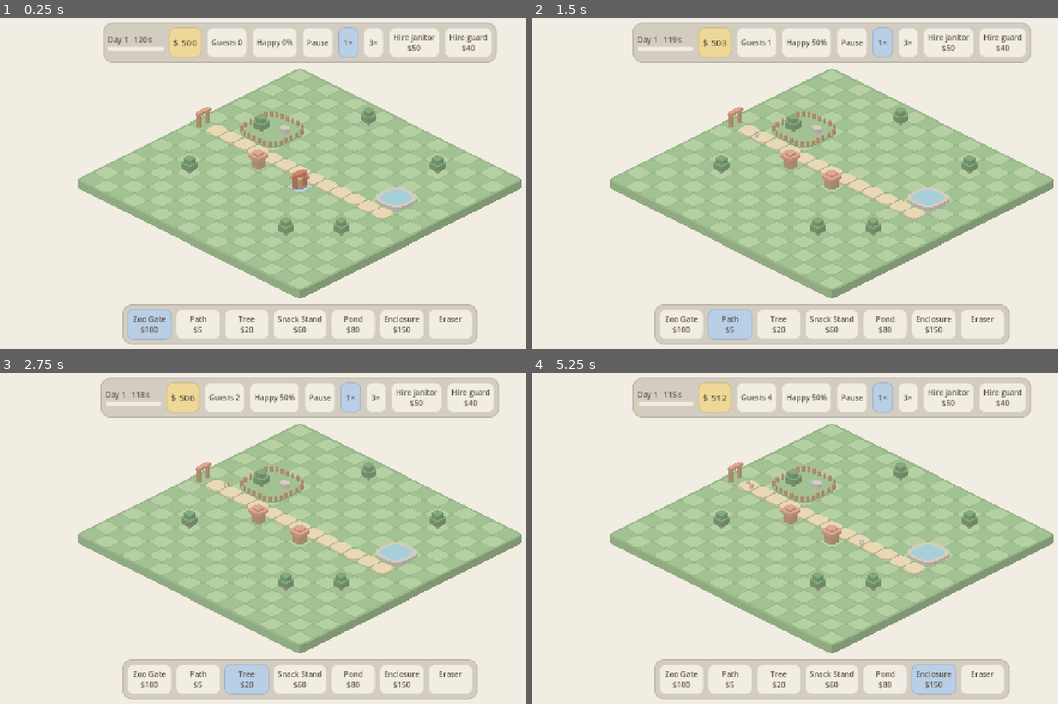
Above: before the commit, frames 1-4 (two rows, left to right).
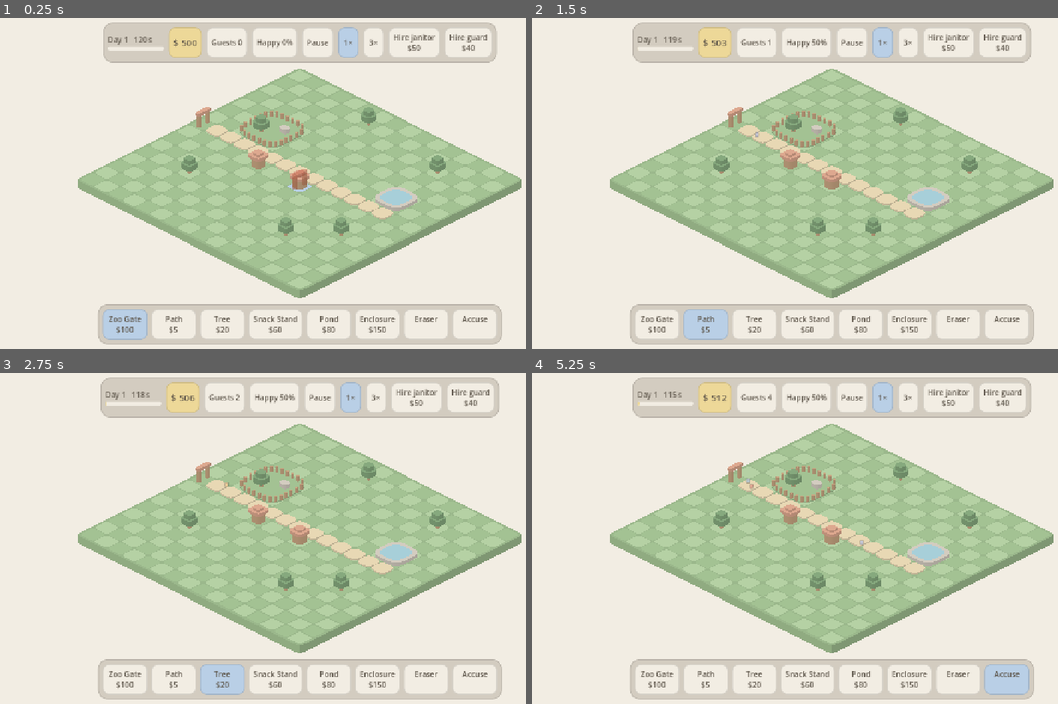
Above: after the commit, the same moments.

Repository: MKrabs/pocket-parks
Game: Godot game, scene res://main.tscn
The game is run twice, just before and just after one commit, with the same random seed, the same clock (stepped at 60 frames per second) and the same inputs.
Inputs (mouse positions are in pixels of both pictures, inside the frame that each line leads up to):
- Up to frame 1 (0.25 s): no input
- Up to frame 2 (1.5 s): click "Zoo Gate $100" at 0.5 s; click "Path $5" at 1.25 s
- Up to frame 3 (2.75 s): click "Tree $20" at 2 s
- Up to frame 4 (5.25 s): click "Snack Stand $60" at 2.75 s; click "Pond $80" at 3.5 s; click "Enclosure $150" at 4.25 s; click (1005, 680) at 5 s, where only the run after the commit has a clickable "Accuse"

The runs differ from the first frame. In frame 1, 3.2% of the frame differs, in the area x 18-96%, y 86-99%; in frame 2, 3.2%; in frame 3, 3.2%; in frame 4, 3.8%.

Commit message:
N3: defend your park: crime toasts, building pins, accuse tool, bot senders
Co-Authored-By: Claude Opus 5.5 <noreply@anthropic.com>

Diff:
--- a/main.gd
+++ b/main.gd
@@ -7,13 +7,23 @@
 	["snack_stand", Vector2i(5, 8)], ["tree", Vector2i(12, 2)], ["tree", Vector2i(13, 10)], ["tree", Vector2i(3, 11)],
 	["tree", Vector2i(11, 12)], ["tree", Vector2i(6, 1)],
 ]
+# Bot "friends" stand in for real ones: every SEND_EVERY ticks one sends a mixed group into your park.
+const BOTS := ["Mia", "Theo"]
+const SEND_EVERY := 30 * ParkSim.TPS
+const PICK_RADIUS := 12.0  # screen px around a person for the accuse tool
 
 var bar := BuildBar.new()
 var zoo := ZooView.new()
 var hud := Hud.new()
 var sim: ParkSim
 var walkers := WalkerView.new()
+var pins := PinView.new()
+var toasts := CrimeToasts.new()
+var cam := IsoCamera.new()
+var accusing := false
 var _acc := 0.0  # sim ticks owed
+var _reported := 0  # sim.events already toasted
+var _rng := RandomNumberGenerator.new()
 
 ## T swaps the active theme; the build bar follows, placed buildings stay.
 func _unhandled_key_input(event: InputEvent) -> void:
@@ -32,20 +42,29 @@
 		zoo.map.place("path", Vector2i(x, 7))
 	zoo.map.money = ParkMap.START_MONEY  # the seeded zoo is free
 	sim = ParkSim.new(zoo.map, 1)
+	_rng.seed = 1
 	zoo.money_changed.connect(_on_map_changed)
 	add_child(zoo)
 	grid.cell_hovered.connect(zoo.on_hover)
-	grid.cell_clicked.connect(zoo.on_click)
+	grid.cell_clicked.connect(_on_cell_clicked)
 
 	walkers.sim = sim
 	add_child(walkers)
+	pins.sim = sim
+	pins.map = zoo.map
+	pins.cam = cam
+	pins.clicked.connect(_on_pin_clicked)
+	add_child(pins)
 
-	bar.picked.connect(zoo.select)
+	bar.picked.connect(func(id: String) -> void:
+		accusing = id == "accuse"
+		zoo.select("" if accusing else id))
 	add_child(bar)
 	hud.sim = sim
 	add_child(hud)
+	toasts.clicked.connect(func(o: Vector2i) -> void: cam.position = IsoGrid.to_screen(o))
+	add_child(toasts)
 
-	var cam := IsoCamera.new()
 	# centre of the board top, nudged down by half the slab depth, sized to sit between the two bars
 	cam.position = IsoGrid.project(Vector2(IsoGrid.SIZE) / 2.0 - Vector2(0.5, 0.5)) + Vector2(0, GridView.SLAB / 2)
 	cam.zoom = Vector2.ONE * 0.92
@@ -53,11 +72,88 @@
 
 func _process(delta: float) -> void:
 	_acc += delta * ParkSim.TPS * hud.speed
-	while _acc >= 1.0:
-		sim.step()
-		_acc -= 1.0
+	advance(int(_acc))
+	_acc -= int(_acc)
 	zoo.show_wrecked(sim.closed)
 	zoo.map.money = sim.money  # the sim owns money while the day runs; building spends from the map
+
+## Run `ticks` sim steps: bots send their groups on schedule, new crimes become toasts.
+func advance(ticks: int) -> void:
+	for i in ticks:
+		sim.step()
+		if sim.tick % SEND_EVERY == 0 and sim.tick < ParkSim.DAY_TICKS:
+			var kinds: Array = []
+			for k in _rng.randi_range(2, 4):
+				kinds.append("guest")
+			for k in _rng.randi_range(0, 2):
+				kinds.append(ParkSim.KINDS[_rng.randi_range(1, ParkSim.KINDS.size() - 1)])
+			send_group(BOTS[_rng.randi() % BOTS.size()], kinds)
+	for e: Dictionary in sim.events.slice(_reported):
+		toasts.add(e["kind"], _report(e), e["origin"], e)
+	_reported = sim.events.size()
+
+## A bot friend sends people in (shuffled, so actors hide among the guests).
+func send_group(bot: String, kinds: Array) -> void:
+	var order := kinds.duplicate()
+	for i in range(order.size() - 1, 0, -1):
+		var j := _rng.randi_range(0, i)
+		var t: Variant = order[i]
+		order[i] = order[j]
+		order[j] = t
+	for k: String in order:
+		sim.send(k, bot)
+
+func _report(e: Dictionary) -> String:
+	var name := _name(e["origin"])
+	match e["kind"]:
+		"robbed": return "%s was robbed: −$%d" % [name, e["amount"]]
+		"wrecked": return "%s was wrecked" % name
+		"littered": return "Litter around %s" % name
+		_: return "Someone studied the %s" % name
+
+func _name(origin: Vector2i) -> String:
+	return Buildings.get_def(zoo.map.buildings[origin])["name"] if zoo.map.buildings.has(origin) else "a building"
+
+## Accuse a person by sim id; the outcome becomes a toast. {} if nobody has that id.
+## Bots settle at once: the sim already moved the fine or the payment into your money.
+func accuse(person_id: int) -> Dictionary:
+	var r := sim.accuse(person_id)
+	if r.is_empty():
+		return r
+	if r["wrongful"]:
+		toasts.add("wrongful", "Wrongful arrest: you paid $%d" % r["fine"])
+	else:
+		var back := ", $%d back" % r["loot"] if r["loot"] > 0 else ""
+		toasts.add("caught", "Caught a %s: +$%d fine%s" % [r["kind"], r["fine"], back])
+	zoo.map.money = sim.money
+	return r
+
+## Nearest person drawn within PICK_RADIUS screen px of a world point, or -1.
+func person_at(world: Vector2) -> int:
+	var best := -1
+	var best_d := PICK_RADIUS / cam.zoom.x
+	for g in sim.guests:
+		if g["state"] == "visit":
+			continue  # inside, not drawn
+		var d := world.distance_to(IsoGrid.project(WalkerView.spot(g)) - Vector2(0, WalkerView.LIFT + 5))
+		if d < best_d:
+			best = g["id"]
+			best_d = d
+	return best
+
+func _on_cell_clicked(cell: Vector2i, button: MouseButton) -> void:
+	if accusing and button == MOUSE_BUTTON_LEFT:
+		var id := person_at(get_global_mouse_position())
+		if id >= 0:
+			accuse(id)
+	else:
+		zoo.on_click(cell, button)
+
+func _on_pin_clicked(origin: Vector2i, kind: String) -> void:
+	var before := sim.money
+	if kind == "wrecked" and sim.repair(origin):
+		toasts.add("repaired", "Repaired %s: −$%d" % [_name(origin), before - sim.money], origin)
+		zoo.map.money = sim.money
 
 ## ZooView rebuilt after a place/remove: the map paid for it, hand money and layout back to the sim.
 func _on_map_changed(money: int) -> void:
--- a/scripts/build_bar.gd
+++ b/scripts/build_bar.gd
@@ -2,7 +2,7 @@
 extends CanvasLayer
 # Bottom bar: one button per catalog building plus an eraser. Money lives in the Hud.
 
-signal picked(id: String)  # "" = eraser
+signal picked(id: String)  # "" = eraser, "accuse" = the accuse tool
 
 const RADIUS := 14
 
@@ -39,6 +39,7 @@
 		var b: Dictionary = Buildings.get_def(id)
 		row.add_child(button("%s\n$%d" % [b["name"], b["cost"]], id, group))
 	row.add_child(button("Eraser\n ", "", group))
+	row.add_child(button("Accuse\n ", "accuse", group))
 	var bar := row.get_parent() as Control
 	bar.reset_size()
 	bar.set_anchors_and_offsets_preset(Control.PRESET_CENTER_BOTTOM, Control.PRESET_MODE_MINSIZE, 16)
--- /dev/null
+++ b/scripts/crime_toasts.gd
@@ -0,0 +1,72 @@
+class_name CrimeToasts
+extends CanvasLayer
+# Toasts stacked top-right: newest on top, at most MAX, each fades out after LIFE seconds.
+# A toast with an origin pans the camera there when clicked (`clicked`).
+
+signal clicked(origin: Vector2i)
+
+const MAX := 4
+const LIFE := 6.0
+const FADE := 1.0
+const NO_ORIGIN := Vector2i(-1, -1)
+
+var items: Array[Dictionary] = []  # {panel, sub, event, age}, newest first
+var _col := VBoxContainer.new()
+
+func _ready() -> void:
+	_col.add_theme_constant_override("separation", 8)
+	_col.set_anchors_and_offsets_preset(Control.PRESET_TOP_RIGHT, Control.PRESET_MODE_MINSIZE, 16)
+	_col.grow_horizontal = Control.GROW_DIRECTION_BEGIN
+	_col.position.y = 116  # below the hud bar
+	_col.mouse_filter = Control.MOUSE_FILTER_IGNORE
+	add_child(_col)
+
+## A toast with a status glyph. `event` (a sim event) keeps its "Seen by a guard" line live.
+func add(kind: String, text: String, origin := NO_ORIGIN, event := {}) -> void:
+	var panel := PanelContainer.new()
+	var box := BuildBar.box(Palette.CREAM, 16)
+	box.border_color = Palette.shade(PinView.COLORS[kind], 0.1)
+	panel.add_theme_stylebox_override("panel", box)
+	panel.custom_minimum_size = Vector2(260, 0)
+	var row := HBoxContainer.new()
+	row.add_theme_constant_override("separation", 10)
+	row.mouse_filter = Control.MOUSE_FILTER_IGNORE
+	var icon := Control.new()
+	icon.custom_minimum_size = Vector2(26, 26)
+	icon.mouse_filter = Control.MOUSE_FILTER_IGNORE
+	icon.draw.connect(func() -> void:
+		icon.draw_colored_polygon(Squircle.points(Vector2(13, 13), Vector2(13, 13), 4.0, 32), PinView.COLORS[kind])
+		PinView.glyph(icon, kind, Vector2(13, 13), 1.0))
+	row.add_child(icon)
+	var col := VBoxContainer.new()
+	col.add_theme_constant_override("separation", 0)
+	col.mouse_filter = Control.MOUSE_FILTER_IGNORE
+	col.add_child(Hud._label(15))
+	(col.get_child(0) as Label).text = text
+	var sub := Hud._label(12)
+	sub.modulate.a = 0.7
+	sub.text = "Seen by a guard"
+	sub.visible = event.get("witnessed", false)
+	col.add_child(sub)
+	row.add_child(col)
+	panel.add_child(row)
+	if origin != NO_ORIGIN:
+		panel.mouse_default_cursor_shape = Control.CURSOR_POINTING_HAND
+		panel.gui_input.connect(func(e: InputEvent) -> void:
+			var mb := e as InputEventMouseButton
+			if mb and mb.pressed and mb.button_index == MOUSE_BUTTON_LEFT:
+				clicked.emit(origin))
+	_col.add_child(panel)
+	_col.move_child(panel, 0)
+	items.push_front({"panel": panel, "sub": sub, "event": event, "age": 0.0})
+	while items.size() > MAX:
+		items.pop_back()["panel"].queue_free()
+
+func _process(delta: float) -> void:
+	for t in items.duplicate():
+		t["age"] += delta
+		t["sub"].visible = t["event"].get("witnessed", false)
+		t["panel"].modulate.a = clampf((LIFE - t["age"]) / FADE, 0.0, 1.0)
+		if t["age"] >= LIFE:
+			items.erase(t)
+			t["panel"].queue_free()
--- /dev/null
+++ b/scripts/pin_view.gd
@@ -0,0 +1,129 @@
+class_name PinView
+extends Node2D
+# Map-pin bubbles above buildings with a sim building_status. Fixed screen size (scale = 1 / zoom),
+# gentle bob, hover shows the text, a click on a pin emits `clicked`. Also owns the status glyphs.
+
+signal clicked(origin: Vector2i, kind: String)
+
+const COLORS := {"wrecked": Palette.CORAL, "littered": Palette.SAND, "robbed": Palette.BUTTER, "spied": Palette.SKY,
+	"caught": Palette.MOSS, "wrongful": Palette.CORAL, "repaired": Palette.MOSS}
+const TEXT := {"wrecked": "Wrecked: needs rebuilding", "littered": "Littered: needs cleaning", "robbed": "Robbed"}
+const HEAD := 14.0  # pin head half size, screen px
+const RISE := 32.0  # tail tip to head centre, screen px
+const GAP := 34.0   # between pins on the same building
+
+var sim: ParkSim
+var map: ParkMap
+var cam: Camera2D
+var pins: Array[Dictionary] = []  # {origin, kind, at (world), alpha}
+var hovered := -1
+var _time := 0.0
+
+func _ready() -> void:
+	z_index = 1500  # above buildings, walkers and the ghost
+
+func _process(delta: float) -> void:
+	_time += delta
+	pins.clear()
+	for o: Vector2i in map.buildings:
+		var st := sim.building_status(o)
+		for i in st.size():
+			pins.append({"origin": o, "kind": st[i], "at": top(map.buildings[o], o), "i": i, "n": st.size(),
+				"alpha": _robbed_alpha(o) if st[i] == "robbed" else 1.0})
+	hovered = -1
+	var m := get_local_mouse_position()
+	for i in pins.size():
+		if m.distance_to(_head(i)) < HEAD * 1.3 / _zoom():
+			hovered = i
+	queue_redraw()
+
+## World point just above a building's tallest part, over its footprint centre.
+static func top(id: String, origin: Vector2i) -> Vector2:
+	var b: Dictionary = Buildings.get_def(id)
+	var h := 0.0
+	for p in b["parts"]:
+		h = maxf(h, p["h"] + p["z"])
+	var fp: Vector2i = b["footprint"]
+	return IsoGrid.project(Vector2(origin) + Vector2(fp - Vector2i.ONE) * 0.5) - Vector2(0, h + 4)
+
+func _zoom() -> float:
+	return cam.zoom.x if cam else 1.0
+
+## Head centre of pin i in world space, bobbing.
+func _head(i: int) -> Vector2:
+	var p := pins[i]
+	var s := 1.0 / _zoom()
+	var spread: float = (p["i"] - (p["n"] - 1) * 0.5) * GAP
+	var bob := sin(_time * 2.2 + p["origin"].x * 1.3 + p["i"]) * 2.0
+	return p["at"] + Vector2(spread, -RISE + bob) * s
+
+func _robbed_alpha(o: Vector2i) -> float:
+	for k in range(sim.events.size() - 1, -1, -1):
+		var e: Dictionary = sim.events[k]
+		if e["kind"] == "robbed" and e["origin"] == o:
+			return clampf(1.0 - float(sim.tick - e["tick"]) / ParkSim.ROBBED_TICKS, 0.25, 1.0)
+	return 1.0
+
+func _unhandled_input(event: InputEvent) -> void:
+	var mb := event as InputEventMouseButton
+	if mb and mb.pressed and mb.button_index == MOUSE_BUTTON_LEFT and hovered >= 0 and hovered < pins.size():
+		clicked.emit(pins[hovered]["origin"], pins[hovered]["kind"])
+		get_viewport().set_input_as_handled()
+
+func _draw() -> void:
+	var s := 1.0 / _zoom()
+	for i in pins.size():
+		var p := pins[i]
+		var c: Color = COLORS[p["kind"]]
+		var a: float = p["alpha"]
+		var head := _head(i)
+		draw_set_transform(head, 0.0, Vector2(s, s))
+		var tip: Vector2 = (p["at"] - head) / s
+		var tail := PackedVector2Array([Vector2(-HEAD * 0.45, HEAD * 0.6), Vector2(HEAD * 0.45, HEAD * 0.6), tip])
+		var outline := Color(Palette.shade(c, 0.25), a)
+		draw_colored_polygon(Squircle.points(Vector2.ZERO, Vector2.ONE * (HEAD + 1.5), 4.0, 32), outline)
+		draw_colored_polygon(PackedVector2Array([tail[0] + Vector2(-1.5, 0), tail[1] + Vector2(1.5, 0), tip + Vector2(0, 2)]), outline)
+		draw_colored_polygon(tail, Color(c, a))
+		draw_colored_polygon(Squircle.points(Vector2.ZERO, Vector2.ONE * HEAD, 4.0, 32), Color(c, a))
+		glyph(self, p["kind"], Vector2.ZERO, 1.2, a)
+	draw_set_transform(Vector2.ZERO)
+	if hovered >= 0:
+		var p := pins[hovered]
+		var text: String = TEXT[p["kind"]]
+		if p["kind"] == "wrecked":
+			text += "\nClick to repair now: $%d" % sim._repair_cost(p["origin"])
+		var font := ThemeDB.fallback_font
+		var size := font.get_multiline_string_size(text, HORIZONTAL_ALIGNMENT_LEFT, -1, 14)
+		draw_set_transform(_head(hovered) + Vector2(HEAD + 8, -size.y * 0.5) * s, 0.0, Vector2(s, s))
+		var box := Squircle.points(size * 0.5, size * 0.5 + Vector2(10, 7), 5.0, 40)
+		draw_colored_polygon(box, Palette.CREAM)
+		box.append(box[0])
+		draw_polyline(box, Color(Palette.INK, 0.25), 1.5, true)
+		draw_multiline_string(font, Vector2(0, font.get_ascent(14)), text, HORIZONTAL_ALIGNMENT_LEFT, -1, 14, -1, Palette.INK)
+		draw_set_transform(Vector2.ZERO)
+
+## Status icon in a box of about ±7 px × k around `at`: crack, specks, coin, eye.
+static func glyph(ci: CanvasItem, kind: String, at: Vector2, k := 1.0, alpha := 1.0) -> void:
+	var c := Color(Palette.shade(COLORS[kind], 0.45), alpha)
+	var light := Color(Palette.CREAM, alpha)
+	match kind:
+		"wrecked":  # a block split by a zigzag crack
+			var left := PackedVector2Array([Vector2(-7, -5), Vector2(-0.5, -5), Vector2(-2.5, -1), Vector2(0.5, 2), Vector2(-1.5, 6), Vector2(-7, 6)])
+			var right := PackedVector2Array([Vector2(1.5, -5), Vector2(7, -5), Vector2(7, 6), Vector2(0.5, 6), Vector2(2.5, 2), Vector2(-0.5, -1)])
+			ci.draw_colored_polygon(_xf(left, at + Vector2(-0.8, 0.6) * k, k), c)
+			ci.draw_colored_polygon(_xf(right, at + Vector2(0.8, -0.6) * k, k), c)
+		"littered":  # specks
+			for p: Vector2 in [Vector2(-4, 2), Vector2(2, -3), Vector2(4, 3), Vector2(-1, -1)]:
+				ci.draw_colored_polygon(Squircle.points(at + p * k, Vector2(2.0, 1.6) * k, 4.0, 12), c)
+		"spied":  # almond eye with a pupil
+			ci.draw_colored_polygon(Squircle.points(at, Vector2(7, 4) * k, 2.4, 24), c)
+			ci.draw_colored_polygon(Squircle.points(at, Vector2(2.6, 2.6) * k, 4.0, 16), light)
+		_:  # coin
+			ci.draw_colored_polygon(Squircle.points(at, Vector2(6.5, 6.5) * k, 3.0, 24), c)
+			ci.draw_colored_polygon(Squircle.points(at, Vector2(1.6, 3.6) * k, 4.0, 16), Color(Palette.shade(COLORS[kind], 0.1), alpha))
+
+static func _xf(pts: PackedVector2Array, at: Vector2, k: float) -> PackedVector2Array:
+	var out := PackedVector2Array()
+	for p in pts:
+		out.append(at + p * k)
+	return out
--- a/scripts/walker_view.gd
+++ b/scripts/walker_view.gd
@@ -58,10 +58,19 @@
 			"guest":
 				var g: Dictionary = e[1]
 				var id: int = g["id"]
-				var jitter := Vector2(sin(id * 12.9898), cos(id * 78.233)) * 0.22
 				var base: Color = GUEST_COLORS[id % GUEST_COLORS.size()]
 				var col := base.lerp(Palette.CORAL, clampf((60.0 - g["mood"]) / 40.0, 0.0, 1.0))
-				_bean(ci, g["pos"] + jitter, id, Vector2(4.0, 4.8), col, Color(Palette.INK, 0.0), g["state"] != "queue")
+				_bean(ci, spot(g), id, Vector2(4.0, 4.8), col, Color(Palette.INK, 0.0), g["state"] != "queue")
+				if g["wanted"]:  # a guard saw it strike: CORAL "!" over its head
+					var head := IsoGrid.project(spot(g)) - Vector2(0, LIFT + 14)
+					var mark := Palette.shade(Palette.CORAL, 0.15)
+					ci.draw_colored_polygon(Squircle.points(head - Vector2(0, 5), Vector2(1.7, 4.0), 4.0, 16), mark)
+					ci.draw_colored_polygon(Squircle.points(head + Vector2(0, 2.5), Vector2(1.7, 1.7), 4.0, 12), mark)
+
+## Where a guest is drawn, in fractional cells (its position plus a per-id jitter).
+static func spot(g: Dictionary) -> Vector2:
+	var id: int = g["id"]
+	return g["pos"] + Vector2(sin(id * 12.9898), cos(id * 78.233)) * 0.22
 
 ## Squircle bean standing on the path, soft shadow, optional cap and chest mark. `half` in px.
 func _bean(ci: Node2D, p: Vector2, phase: int, half: Vector2, col: Color, cap: Color, walking: bool, mark := Color(Palette.INK, 0.0)) -> void:
--- /dev/null
+++ b/tests/show_host.gd
@@ -0,0 +1,24 @@
+extends SceneTree
+# Showcase: your own park after a bot friend's group did its worst; fresh toasts and pins.
+# ./gd shot shots/N3.png 40 res://tests/show_host.gd
+
+var main: Node2D
+var _t := 0.0
+
+func _initialize() -> void:
+	RenderingServer.set_default_clear_color(Palette.CREAM)
+	main = load("res://main.gd").new()
+	root.add_child.call_deferred(main)
+
+## Close to the shot frame (toasts fade after 6 s), fast-forward until there is a wreck and litter.
+func _process(delta: float) -> bool:
+	_t += delta
+	if _t >= 36.0 and main.hud.speed != 0:
+		main.hud.speed = 0
+		var sim: ParkSim = main.sim
+		main.send_group("Theo", ["hooligan", "litterbug", "thief", "guest", "guest"])
+		var from := sim.events.size()
+		var has := func(k: String) -> bool: return sim.events.slice(from).any(func(e: Dictionary) -> bool: return e["kind"] == k)
+		while sim.tick < ParkSim.DAY_TICKS - 1 and not (has.call("wrecked") and has.call("littered") and has.call("robbed")):
+			main.advance(1)
+	return false
--- /dev/null
+++ b/tests/test_host_flow.gd
@@ -0,0 +1,58 @@
+extends SceneTree
+var failed := false
+func ok(cond: bool, msg: String) -> void:
+	if not cond:
+		failed = true
+		printerr("FAIL: ", msg)
+func done() -> void:
+	quit(1 if failed else 0)
+
+func find(sim: ParkSim, kind: String, sender: String) -> Dictionary:
+	for g in sim.guests:
+		if g["kind"] == kind and g["sender"] == sender:
+			return g
+	return {}
+
+func _initialize() -> void:
+	var main: Node2D = load("res://main.gd").new()
+	root.add_child.call_deferred(main)
+	await main.ready
+	main.hud.speed = 0  # the test drives the clock
+	var sim: ParkSim = main.sim
+	main.send_group("Mia", ["thief"])
+	while sim.tick < ParkSim.DAY_TICKS and not sim.events.any(func(e: Dictionary) -> bool: return e["kind"] == "robbed"):
+		main.advance(1)
+	var rob: Array = sim.events.filter(func(e: Dictionary) -> bool: return e["kind"] == "robbed")
+	ok(not rob.is_empty(), "the thief robs")
+	var o: Vector2i = rob[0]["origin"]
+	ok(main.toasts.items.size() >= 1, "a toast for the crime")
+	var texts: Array = main.toasts.items.map(func(t: Dictionary) -> String: return t["panel"].get_child(0).get_child(1).get_child(0).text)
+	ok(texts.any(func(s: String) -> bool: return s.begins_with("Snack Stand was robbed: −$")), "robbed toast text %s" % [texts])
+	main.pins._process(0.0)
+	ok(main.pins.pins.any(func(p: Dictionary) -> bool: return p["origin"] == o and p["kind"] == "robbed"), "robbed pin")
+
+	var thief := find(sim, "thief", "Mia")
+	ok(not thief.is_empty(), "thief still inside")
+	var before: int = sim.money
+	var r: Dictionary = main.accuse(thief["id"])
+	ok(not r["wrongful"] and r["fine"] > 0 and sim.money == before + r["fine"] + r["loot"], "fine raises money")
+	ok(main.zoo.map.money == sim.money, "build money follows")
+	ok(main.toasts.items[0]["panel"].get_child(0).get_child(1).get_child(0).text.begins_with("Caught a thief: +$"), "caught toast")
+
+	var guest := find(sim, "guest", "")
+	while guest.is_empty() or guest["state"] == "visit":
+		main.advance(1)
+		guest = find(sim, "guest", "")
+	before = sim.money
+	r = main.accuse(guest["id"])
+	ok(r["wrongful"] and sim.money == before - ParkSim.WRONGFUL_FINE, "wrongful arrest costs money")
+
+	# Bot friends send groups on schedule.
+	main.advance(main.SEND_EVERY * 2)
+	ok(sim.guests.any(func(g: Dictionary) -> bool: return g["sender"] in main.BOTS) or sim.ledger.keys().any(func(k: String) -> bool: return k in main.BOTS), "bots send people")
+
+	# Pick a person by where they are drawn.
+	var g: Dictionary = sim.guests.filter(func(p: Dictionary) -> bool: return p["state"] != "visit")[0]
+	ok(main.person_at(IsoGrid.project(WalkerView.spot(g)) - Vector2(0, 8)) >= 0, "person_at finds someone")
+	ok(main.person_at(Vector2(-5000, -5000)) == -1, "nobody far away")
+	done()
Not shown, added: scripts/crime_toasts.gd.uid
Not shown, added: scripts/pin_view.gd.uid
Not shown, added: tests/show_host.gd.uid
Not shown, added: tests/test_host_flow.gd.uid
